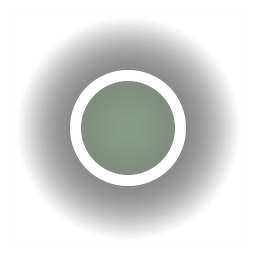
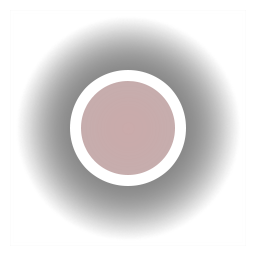
Comparing the layer stacks of the two w=256, h=256 images. Changes:
"Layer 1": opacity 25% → 16%, painted on it over <box>81,81,175,175</box>
"Layer 4": opacity 50% → 32%, painted on it over <box>81,81,175,175</box>
